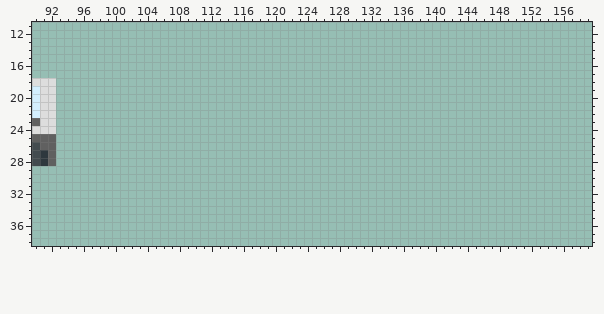
One commit to this pixel-art file: sprites/tilesets/upgraders.aseprite. The picture above is the old version.
160x160 pixels, 1 frame. Colours within 5 levels of each other are drawn and written as one. Shown: x 90..159, y 11..38.
And afterwards:
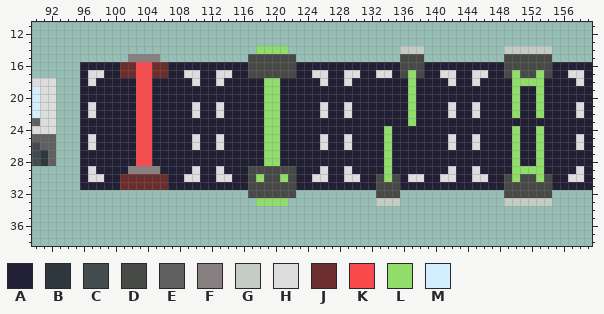
Palette (. is transparent): A #222034  B #2e383e  C #434b4f  D #484a48  E #606060  F #888080  G #c5ccc5  H #dddddd  J #6c2d2d  K #f94b4b  L #91dd6b  M #d3efff
From old to new:
Layers "Layer 3", "Layer 2", "Layer 1":
There is now colour A in row 16 at x 96 to 100, 107 to 116, 123 to 135, 139 to 148 and 155 to 159; in row 17 at x 96, 99 to 100, 107 to 108, 111 to 112, 115 to 116, 123 to 124, 127 to 128, 131 to 132, 135, 139 to 140, 143 to 144, 147 to 148, 155 to 156 and 159; in row 18 at x 96, 98 to 102, 105 to 109, 111 to 112, 114 to 118, 121 to 125, 127 to 128, 130 to 136, 138 to 141, 143 to 144, 146 to 149, 154 to 157 and 159; in rows 19 to 20 at x 96 to 102, 105 to 118, 121 to 136, 138 to 149, 151 to 152 and 154 to 159; in rows 21 to 22 at x 96, 98 to 102, 105 to 109, 111 to 112, 114 to 118, 121 to 125, 127 to 128, 130 to 136, 138 to 141, 143 to 144, 146 to 149, 151 to 152, 154 to 157 and 159; in row 23 at x 96 to 102, 105 to 118, 121 to 136 and 138 to 159.
There is now colour A in row 24 at x 96 to 102, 105 to 118, 121 to 133, 135 to 149, 151 to 152 and 154 to 159; in rows 25 to 26 at x 96, 98 to 102, 105 to 109, 111 to 112, 114 to 118, 121 to 125, 127 to 128, 130 to 133, 135 to 141, 143 to 144, 146 to 149, 151 to 152, 154 to 157 and 159; in rows 27 to 28 at x 96 to 102, 105 to 118, 121 to 133, 135 to 149, 151 to 152 and 154 to 159; in row 29 at x 96, 98 to 101, 106 to 109, 111 to 112, 114 to 116, 123 to 125, 127 to 128, 130 to 133, 135 to 141, 143 to 144, 146 to 149, 154 to 157 and 159; in row 30 at x 96, 99 to 100, 107 to 108, 111 to 112, 115 to 116, 123 to 124, 127 to 128, 131 to 132, 136, 139 to 140, 143 to 144, 147 to 148, 155 to 156 and 159; in row 31 at x 96 to 100, 107 to 116, 123 to 132, 136 to 148 and 155 to 159.
There is now colour D in rows 15 to 16 at x 117 to 122, 136 to 138 and 149 to 154; in row 17 at x 117 to 122, 136, 138, 149, 151 to 152 and 154; in row 29 at x 117 to 122; in row 30 at x 117, 119 to 120, 122, 133, 135, 149, 151 to 152 and 154; in rows 31 to 32 at x 117 to 122, 133 to 135 and 149 to 154.
There is now colour F in row 15 at x 102 to 105; in row 29 at x 102 to 105.
There is now colour G in row 14 at x 136 to 138 and 149 to 154; in row 33 at x 133 to 135 and 149 to 154.
There is now colour H in row 17 at x 97 to 98, 109 to 110, 113 to 114, 125 to 126, 129 to 130, 133 to 134, 141 to 142, 145 to 146 and 157 to 158; in row 18 at x 97, 110, 113, 126, 129, 142, 145 and 158; in rows 21 to 22 at x 97, 110, 113, 126, 129, 142, 145 and 158; in rows 25 to 26 at x 97, 110, 113, 126, 129, 142, 145 and 158; in row 29 at x 97, 110, 113, 126, 129, 142, 145 and 158; in row 30 at x 97 to 98, 109 to 110, 113 to 114, 125 to 126, 129 to 130, 137 to 138, 141 to 142, 145 to 146 and 157 to 158.
There is now colour J in rows 16 to 17 at x 101 to 102 and 105 to 106; in rows 30 to 31 at x 101 to 106.
There is now colour K in rows 16 to 28 at x 103 to 104.
There is now colour L in row 14 at x 118 to 121; in row 17 at x 137, 150 and 153; in row 18 at x 119 to 120, 137 and 150 to 153; in rows 19 to 22 at x 119 to 120, 137, 150 and 153; in row 23 at x 119 to 120 and 137; in rows 24 to 28 at x 119 to 120, 134, 150 and 153.
There is now colour L in row 29 at x 134 and 150 to 153; in row 30 at x 118, 121, 134, 150 and 153; in row 33 at x 118 to 121.
